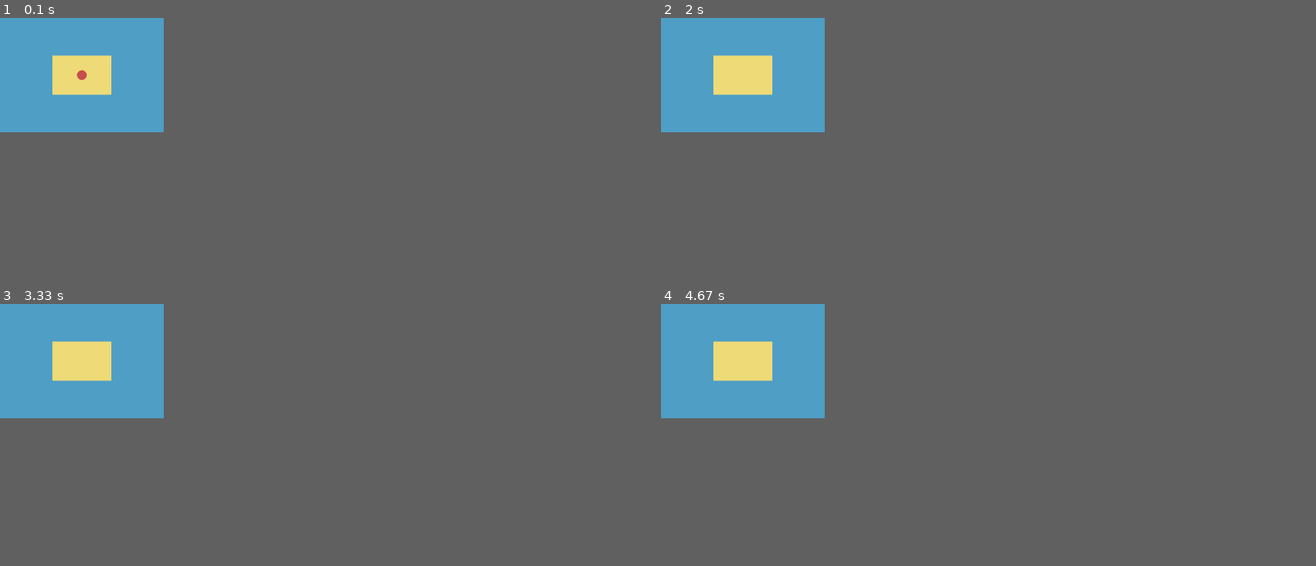
Above: before the commit, frames 1-4 (two rows, left to right).
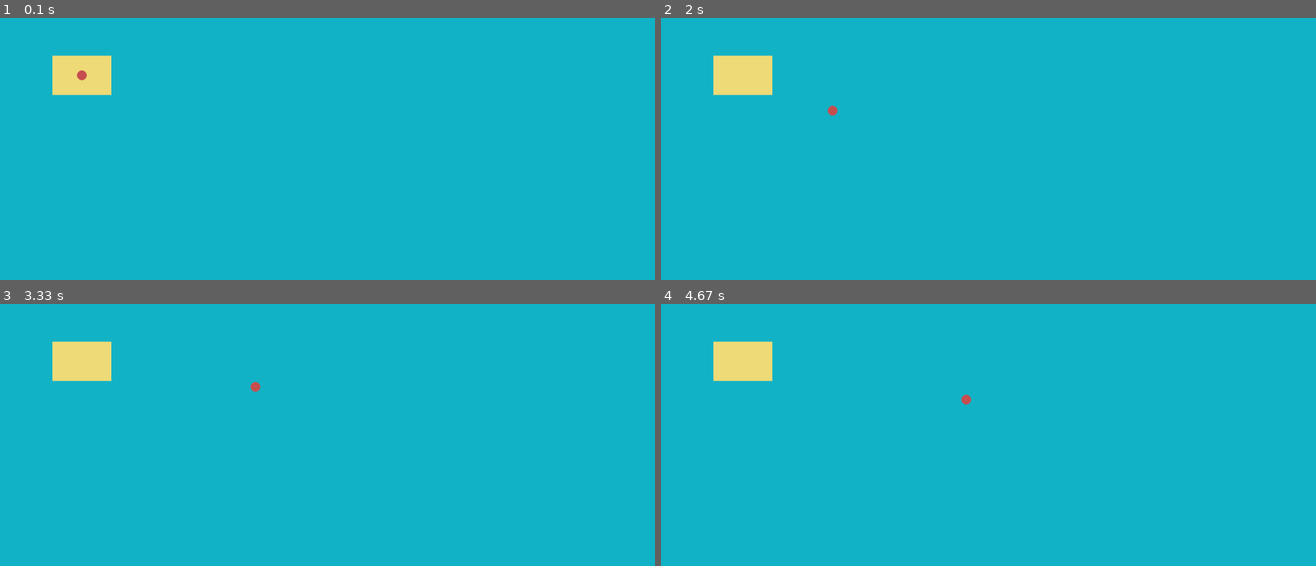
Above: after the commit, the same moments.

Repository: WarMachine250/Pygame-project
Game: pygame game, started from main.py
Two runs of this game, one before a commit and one after it. Both use one fixed random seed, a clock stepped at 60 frames per second and the inputs below.
Inputs (mouse positions are in pixels of both pictures, inside the frame that each line leads up to):
- Up to frame 1 (0.1 s): no input
- Up to frame 2 (2 s): click (988, 149) at 0.38 s; click (988, 164) at 0.72 s; click (785, 109) at 1.05 s; click (1230, 240) at 1.38 s; click (1001, 59) at 1.72 s
- Up to frame 3 (3.33 s): click (294, 503) at 2.05 s; click (307, 390) at 2.38 s; click (235, 379) at 2.72 s; click (497, 411) at 3.05 s
- Up to frame 4 (4.67 s): click (1191, 429) at 3.38 s; click (1126, 387) at 3.72 s; click (798, 385) at 4.05 s; click (1014, 424) at 4.38 s
In our replay, the window is 225x157 before the commit and 900x360 after it. These sizes can differ from the game's own. Grey fills any space a smaller window leaves; there, only what the larger window draws over its background counts as a difference.

The runs differ from the first frame. In frame 1, 9.6% of the frame differs, in the area x 0-25%, y 0-44%; in frame 2, 9.6%; in frame 3, 9.6%; in frame 4, 9.6%, in the area x 0-48%, y 0-44%.

Commit message:
My first pygame game

Diff:
--- a/main.py
+++ b/main.py
@@ -4,15 +4,15 @@
 pygame.init()
 
 # Screen size
-WIDTH = 500
-HEIGHT = 350
+WIDTH = 2000
+HEIGHT = 800
 screen = pygame.display.set_mode((WIDTH, HEIGHT))
 pygame.display.set_caption("Pygame Project")
 
 clock = pygame.time.Clock()
 
 # Colors
-BACKGROUND = (80, 160, 200)
+BACKGROUND = (20, 180, 200)
 BOX_COLOR = (240, 220, 120)
 PLAYER_COLOR = (200, 80, 80)
 
